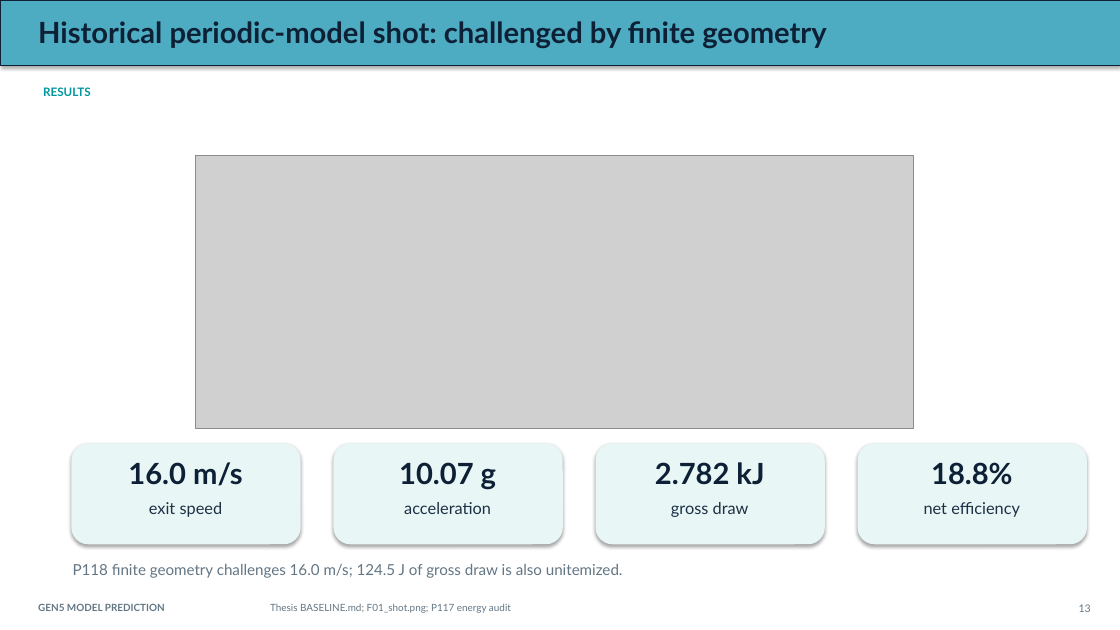
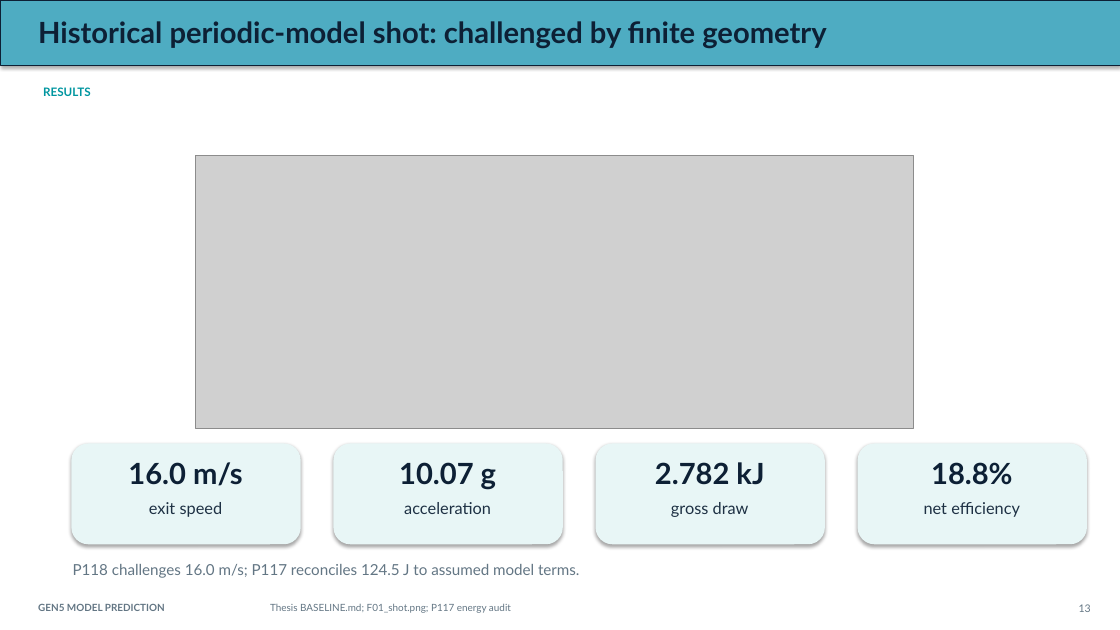
Before and after one commit to aaaaaaaaaaaavm/VOLLEY-thesis, a slide deck: slide 13 of university/final_review_2026_10_10/VOLLEY_Final_Review_2026-10-10.pptx. Drawn at 1120x630 pixels with LibreOffice and Linux fonts; fonts in the diff are those of the drawing; grey boxes stand for pictures. Boxes give left, top, right and bottom in pixels: in the first picture for what was removed or moved away, otherwise in the second. Text is boxed around its words. In the diff, an @@ line names an element or a change of style, - is before the commit and + after.

Commit message:
Refresh final-review pack with finite-force cross-checks

```diff
--- a/university/final_review_2026_10_10/VOLLEY_Final_Review_2026-10-10.pptx
+++ b/university/final_review_2026_10_10/VOLLEY_Final_Review_2026-10-10.pptx
@@ text at (x1=73, y1=564, x2=579, y2=578): text changed @@
-P118 finite geometry challenges 16.0 m/s; 124.5 J of gross draw is also unitemized.
+P118 challenges 16.0 m/s; P117 reconciles 124.5 J to assumed model terms.
```
Also in this commit, not shown: 2 other slides changed, 53 other files.
